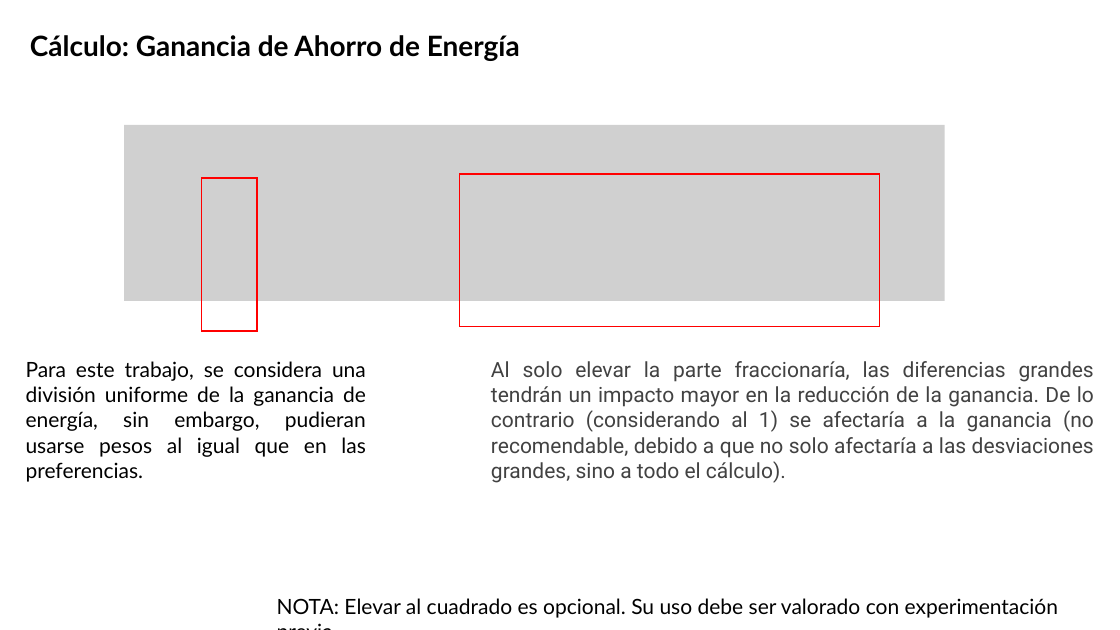
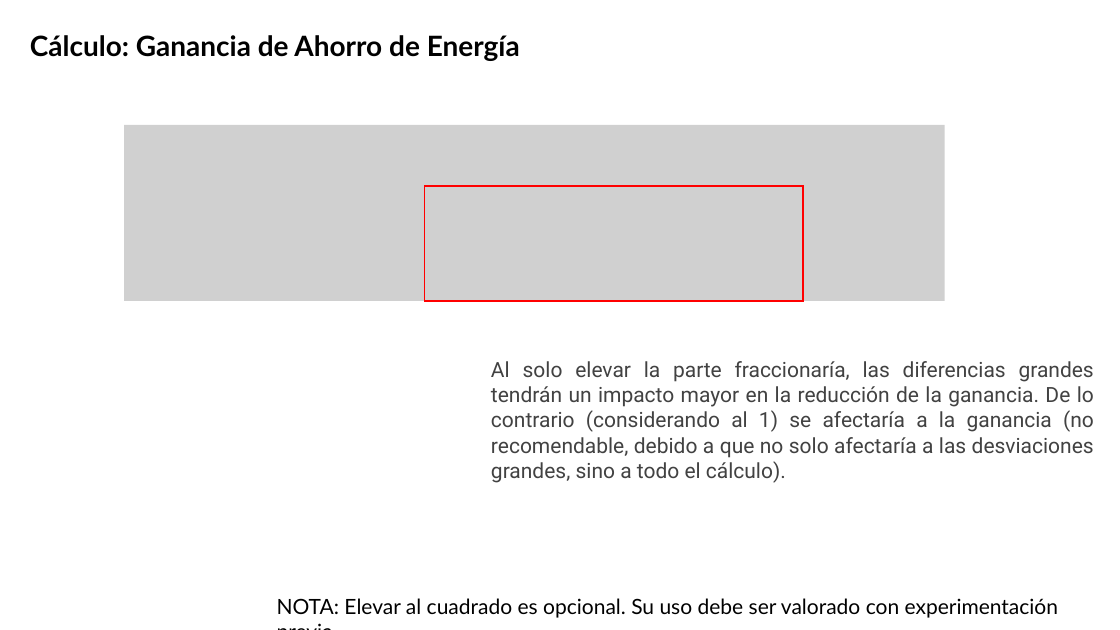
Before and after one commit to ahgarciar/SE_Clase_2025_1, a slide deck: slide 6 of Unidad_3/Def_Problema.pptx. Drawn at 1120x630 pixels with LibreOffice and Linux fonts; fonts in the diff are those of the drawing; grey boxes stand for pictures. Boxes give left, top, right and bottom in pixels: in the first picture for what was removed or moved away, otherwise in the second. Text is boxed around its words. In the diff, an @@ line names an element or a change of style, - is before the commit and + after.

```diff
--- a/Unidad_3/Def_Problema.pptx
+++ b/Unidad_3/Def_Problema.pptx
@@ rectangle removed at [202, 178, 257, 331] @@
@@ rectangle: place and size @@
-rectangle at [460, 174, 880, 327]
+rectangle at [424, 186, 803, 301]
@@ text removed at [26, 361, 366, 482] @@
-Para este trabajo, se considera una división uniforme de la ganancia de energía, sin embargo, pudieran usarse pesos al igual que en las preferencias.
```
Also in this commit, not shown: 10 other files.
